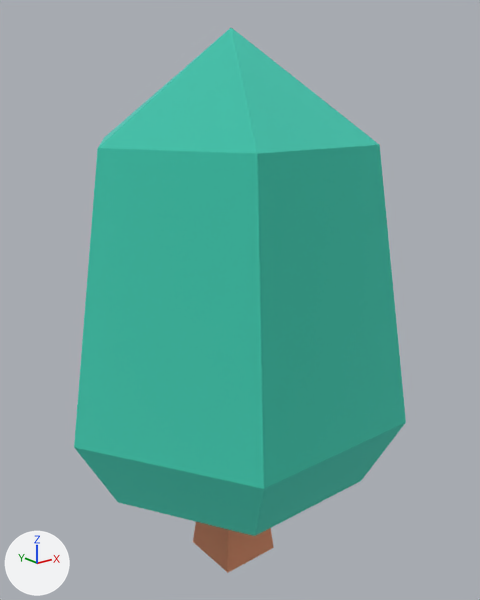
The glTF model assets/props/nature/tree_fat.glb: old version first, new version second.
Rendered twice from a 50 mm lens placed at (-0.829, -1.063, 0.985), pointed at (0.02, -0.002, 0.56). Arrows for +X, +Y and +Z are at lower left; the lights stay in place. The picture after the commit comes second. Where no turn or scale is listed for an object, it has been applied to the vertices. Vertices at exactly the same position are counted once.

The older version as bpy lines, for what is in view:
```python
me_mesh_tree_fat = bpy.data.meshes.new('Mesh tree_fat')
me_mesh_tree_fat.from_pydata(...)  # 27 vertices, 50 faces; spans x -0.378..0.378, y -0.327..0.327, z 0.0..1.15
# faces by material slot: [40, 10]
me_mesh_tree_fat.materials.append(mat_leafsgreen)  # cyan #70e6d6
me_mesh_tree_fat.materials.append(mat_woodbark)  # beige #f2be9e
ob_tree_fat = bpy.data.objects.new('tree_fat', me_mesh_tree_fat)
ob_tree_fat.location = (0.0, 0.0, -0.05)
```
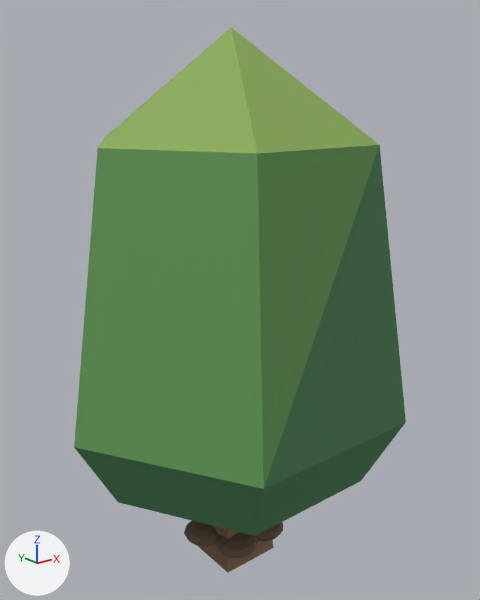
Where the change shows, as pixel boxes [x1, y1, x2, y2] in the pictures (480 x 600 px):
part 1 of me_mesh_tree_fat, added (brown): after [184, 521, 218, 546]
part 2 of me_mesh_tree_fat, added (brown): after [216, 533, 258, 558]
part 3 of me_mesh_tree_fat, added: after [255, 522, 283, 541]
part 4 of me_mesh_tree_fat, recoloured (cyan to green): [74, 145, 379, 489] in both
part 5 of me_mesh_tree_fat, recoloured (cyan to green): [98, 28, 379, 154] in both
part 6 of me_mesh_tree_fat, recoloured (cyan to dark green): [74, 145, 406, 536] in both
part 7 of me_mesh_tree_fat, recoloured (beige to brown): [198, 526, 274, 572] in both

Diff of the bpy script that builds the scene:
```diff
--- a/assets/props/nature/tree_fat.glb.py
+++ b/assets/props/nature/tree_fat.glb.py
@@ mat_leafdark_007 @@
+mat_leafdark_007 = principled_material('leafDark.007')
+mat_leafdark_007.base_color = (0.06, 0.2, 0.08)  # dark green #457c50
+mat_leafdark_007.roughness = 0.8
@@ mat_moss_007 @@
+mat_moss_007 = principled_material('moss.007')
+mat_moss_007.base_color = (0.16, 0.3, 0.1)  # green #6f9559
+mat_moss_007.roughness = 0.95
@@ mat_barkdark_007 @@
+mat_barkdark_007 = principled_material('barkDark.007')
+mat_barkdark_007.base_color = (0.15, 0.1, 0.07)  # brown #6c594b
+mat_barkdark_007.roughness = 0.9
@@ mat_leaflight_007 @@
+mat_leaflight_007 = principled_material('leafLight.007')
+mat_leaflight_007.base_color = (0.26, 0.42, 0.1)  # green #8bad59
+mat_leaflight_007.roughness = 0.8
@@ mat_leafmid_007 @@
+mat_leafmid_007 = principled_material('leafMid.007')
+mat_leafmid_007.base_color = (0.12, 0.31, 0.09)  # green #619755
+mat_leafmid_007.roughness = 0.8
@@ mat_bark_007 @@
+mat_bark_007 = principled_material('bark.007')
+mat_bark_007.base_color = (0.24, 0.15, 0.08)  # brown #866c50
+mat_bark_007.roughness = 0.9
@@ me_mesh_tree_fat @@
 # used by ob_tree_fat; location = (0.0, 0.0, -0.05)
-me_mesh_tree_fat.from_pydata(...)  # 27 vertices, 50 faces; spans x -0.378..0.378, y -0.327..0.327, z 0.0..1.15
+me_mesh_tree_fat.from_pydata(...)  # 407 vertices, 782 faces; spans x -0.378..0.378, y -0.327..0.327, z 0.0..1.15
+# me_mesh_tree_fat part 1: a new loose piece, a UV sphere (12 segments, 6 rings, poles along z) spanning x -0.119..-0.022, y -0.032..0.065, z 0.04..0.084, in mat_barkdark_007 (brown #6c594b)
+# me_mesh_tree_fat part 2: a new loose piece, a UV sphere (12 segments, 6 rings, poles along z) spanning x -0.085..0.011, y -0.11..-0.014, z 0.04..0.084, in mat_barkdark_007 (brown #6c594b)
+# me_mesh_tree_fat part 3: a new loose piece, a UV sphere (12 segments, 6 rings, poles along z) spanning x -0.001..0.096, y -0.103..-0.006, z 0.04..0.084, in mat_barkdark_007 (brown #6c594b)
+# me_mesh_tree_fat part 4: 10 faces spanning x -0.378..0.378, y -0.327..0.327, z 0.398..0.943 switch from mat_leafsgreen (cyan #70e6d6) to mat_leafmid_007 (green #619755)
+# me_mesh_tree_fat part 5: 7 faces spanning x -0.291..0.291, y -0.252..0.327, z 0.398..1.15 switch from mat_leafsgreen (cyan #70e6d6) to mat_leaflight_007 (green #8bad59)
+# me_mesh_tree_fat part 6: 23 faces spanning x -0.378..0.378, y -0.327..0.327, z 0.243..0.943 switch from mat_leafsgreen (cyan #70e6d6) to mat_leafdark_007 (dark green #457c50)
+# me_mesh_tree_fat part 7: 10 faces spanning x -0.069..0.069, y -0.069..0.069, z 0.0..0.243 switch from mat_woodbark (beige #f2be9e) to mat_bark_007 (brown #866c50)
+# other edits to the shape of me_mesh_tree_fat do not show in these pictures
+me_mesh_tree_fat.materials.append(mat_barkdark_007)  # brown #6c594b
+me_mesh_tree_fat.materials.append(mat_moss_007)  # green #6f9559
@@ ob_tmpparent @@
-ob_tmpparent = bpy.data.objects.new('tmpParent', None)
-ob_tmpparent.location = (0.0, 0.0, 0.0)
```
